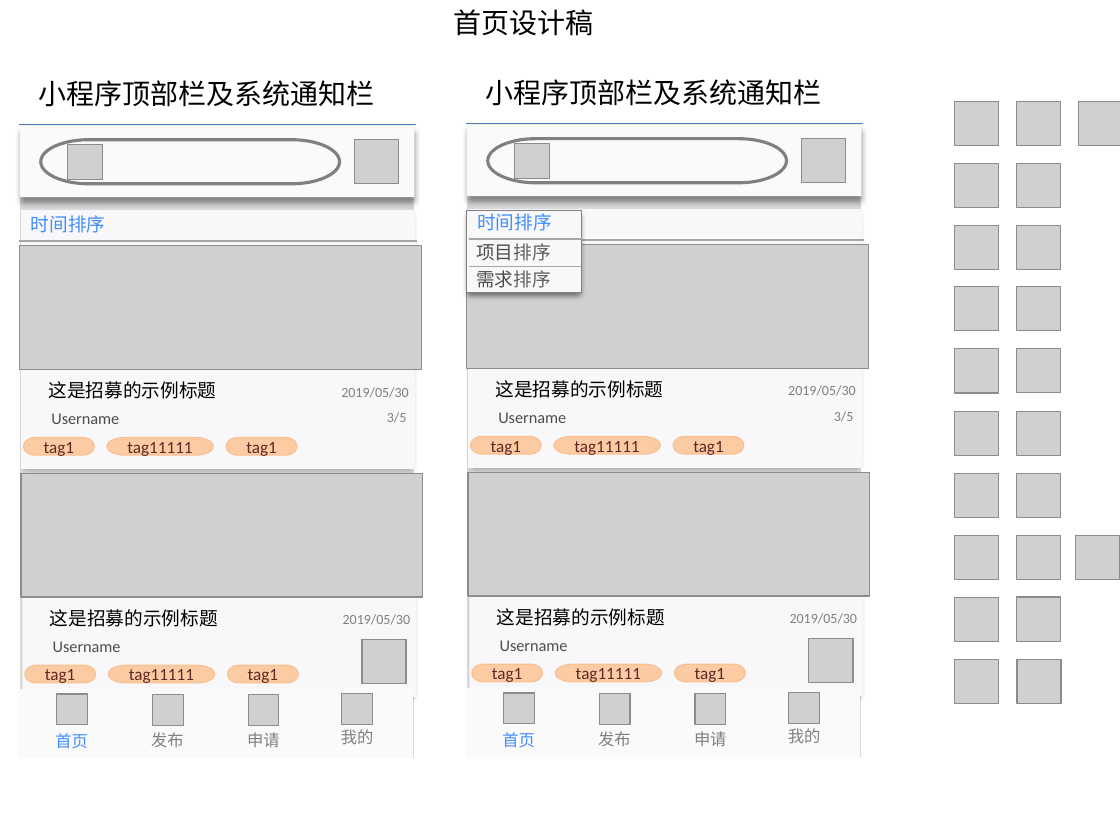
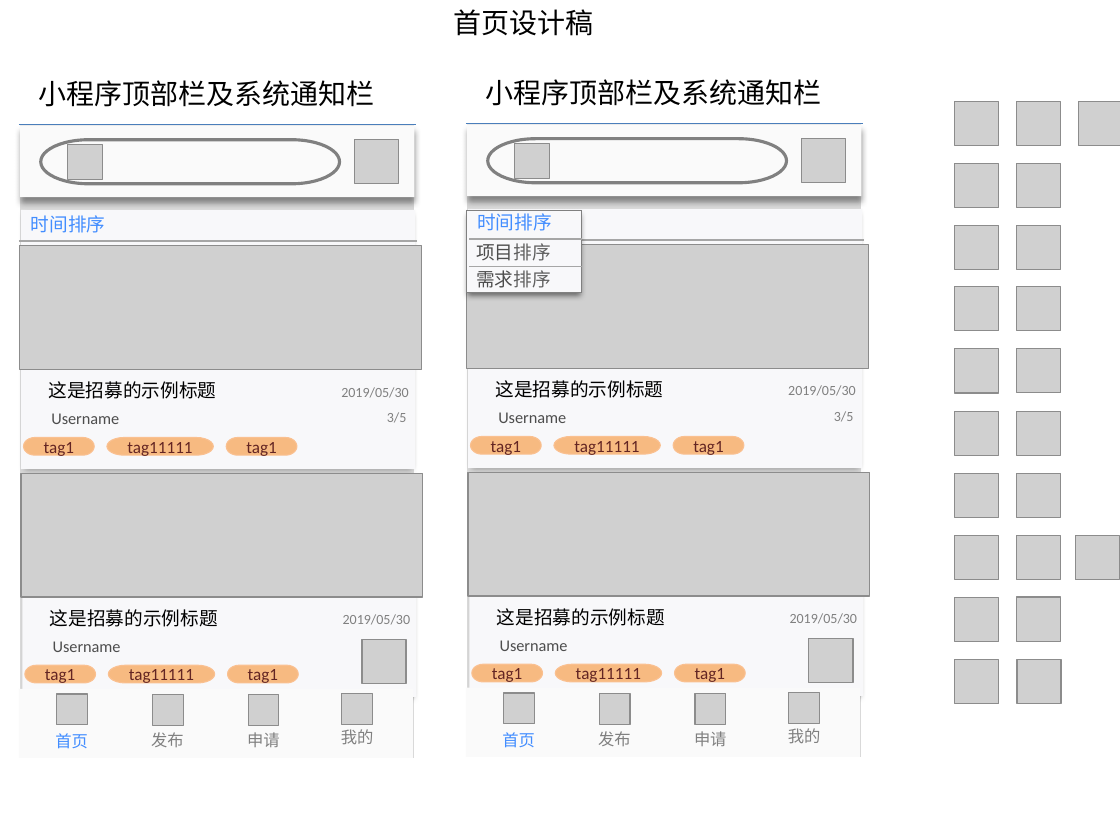
Before and after one commit to kirito12138/GroupWork, a slide deck: slide 1 of docs/Beta阶段前端设计稿.pptx. Drawn at 1120x840 pixels with LibreOffice and Linux fonts; fonts in the diff are those of the drawing; grey boxes stand for pictures; background and template pictures are left out. Boxes give left, top, right and bottom in pixels: in the first picture for what was removed or moved away, otherwise in the second. Text is boxed around its words. In the diff, an @@ line names an element or a change of style, - is before the commit and + after.

```diff
--- a/docs/Beta阶段前端设计稿.pptx
+++ b/docs/Beta阶段前端设计稿.pptx
@@ fill #FBCBA3 to #F7BA81 in 12 elements at (x1=24, y1=438, x2=94, y2=456), (x1=108, y1=438, x2=214, y2=456), (x1=226, y1=438, x2=297, y2=456), (x1=25, y1=665, x2=95, y2=683), (x1=109, y1=665, x2=215, y2=683), (x1=227, y1=665, x2=298, y2=683), (x1=470, y1=437, x2=541, y2=455), (x1=554, y1=437, x2=661, y2=455), (x1=673, y1=437, x2=744, y2=455), (x1=472, y1=664, x2=542, y2=682), (x1=556, y1=664, x2=662, y2=682), (x1=674, y1=664, x2=745, y2=682) @@
```
Also in this commit, not shown: 2 other slides changed, 1 slide added.
